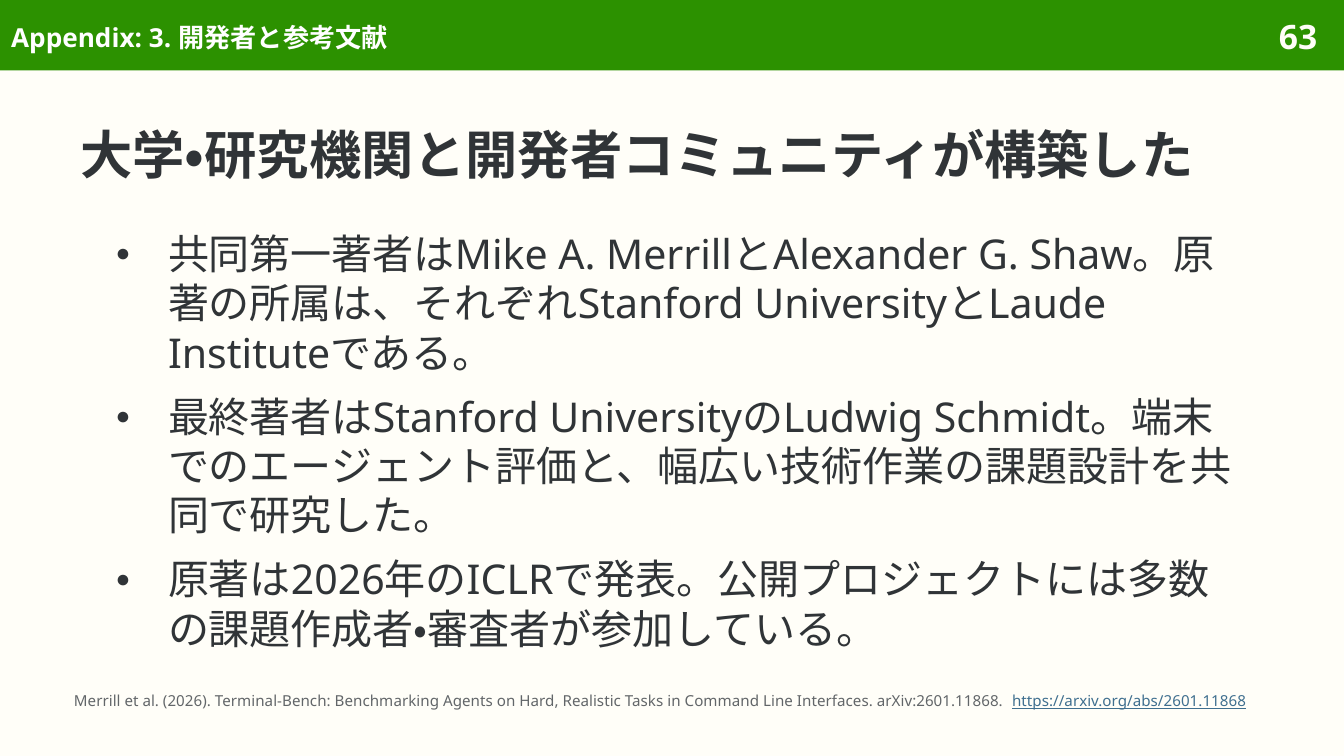
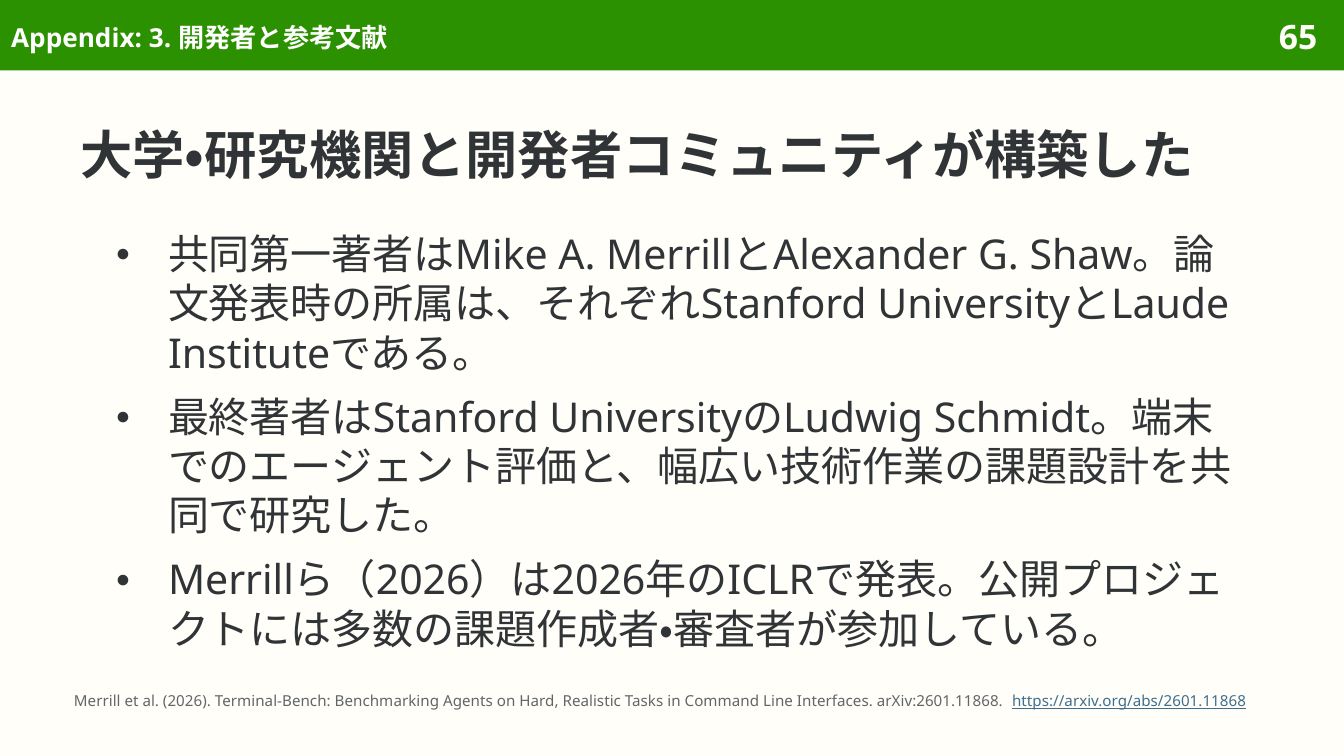
Before and after one commit to sasakiy84/datasets-in-10-minutes, a slide deck: slide 65 of slides/datasets-in-10-minutes-terminal-bench.pptx (slide 63 before the commit). Drawn at 1344x756 pixels with LibreOffice and Linux fonts; fonts in the diff are those of the drawing. Boxes give left, top, right and bottom in pixels: in the first picture for what was removed or moved away, otherwise in the second. Text is boxed around its words. In the diff, an @@ line names an element or a change of style, - is before the commit and + after.

```diff
--- a/slides/datasets-in-10-minutes-terminal-bench.pptx
+++ b/slides/datasets-in-10-minutes-terminal-bench.pptx
@@ page number at bbox=[1279, 24, 1317, 50]: text changed @@
-63
+65
@@ text at bbox=[168, 234, 1229, 371]: text changed @@
-● 共同第一著者はMike A. MerrillとAlexander G. Shaw。原著の所属は、それぞれStanford UniversityとLaude Instituteである。
+● 共同第一著者はMike A. MerrillとAlexander G. Shaw。論文発表時の所属は、それぞれStanford UniversityとLaude Instituteである。
@@ text at bbox=[168, 559, 1224, 648]: text changed @@
-● 原著は2026年のICLRで発表。公開プロジェクトには多数の課題作成者・審査者が参加している。
+● Merrillら（2026）は2026年のICLRで発表。公開プロジェクトには多数の課題作成者・審査者が参加している。
```
Also in this commit, not shown: 7 other slides changed, 2 slides added, 7 other files.
